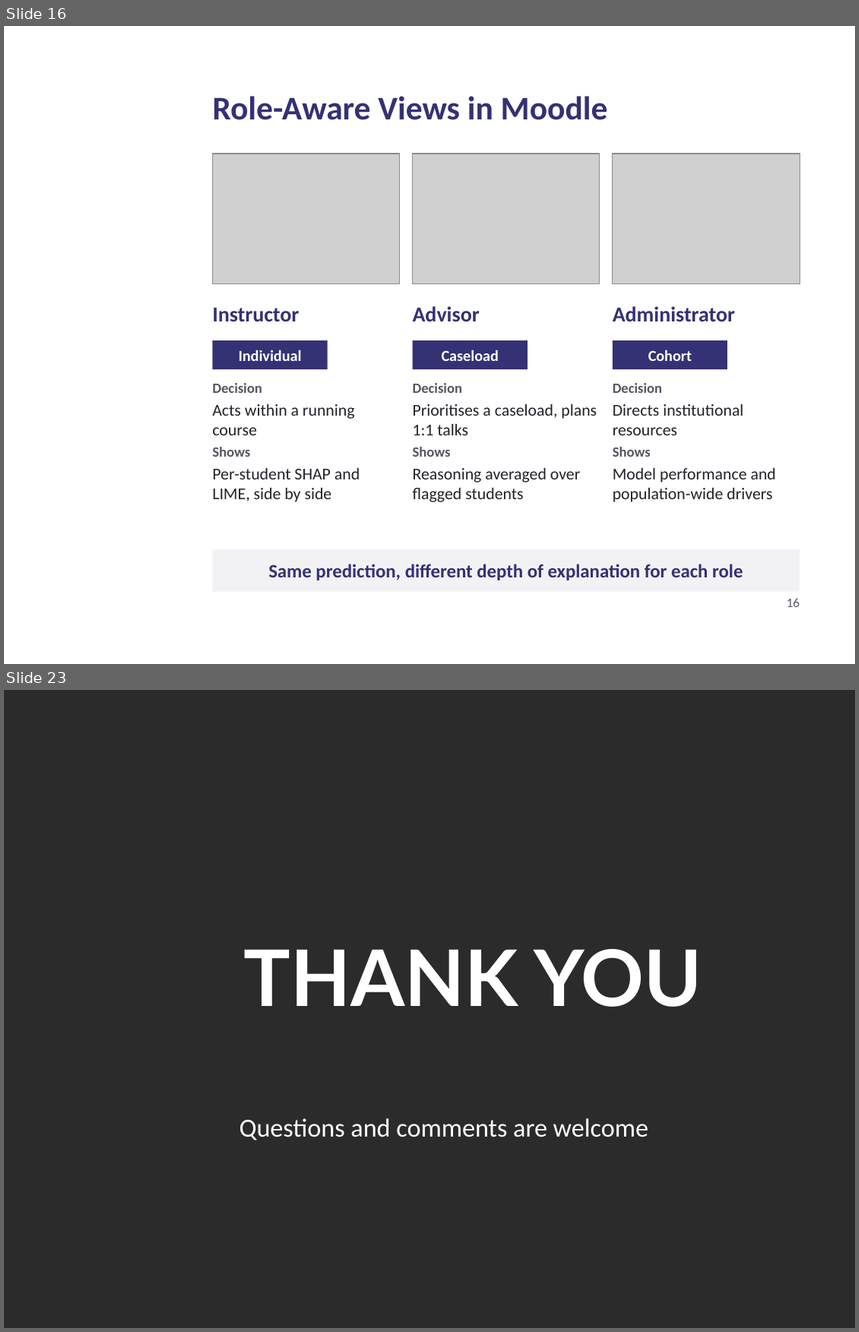
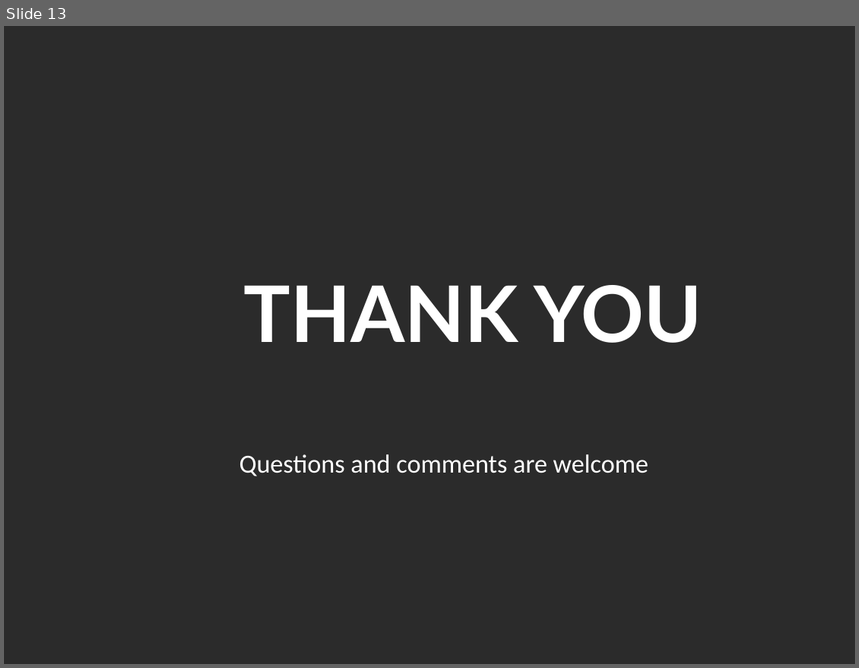
Before and after one commit to daniel-larry/python-run-result, a slide deck: Internal_Defense_Presentation.pptx. Shown one above the other, each under a label of ours: slides 16 and 23 before the commit, slide 13 after it; the slides between them are not shown. The pictures are 859x1332 and 859x668 pixels, drawn with LibreOffice and Linux fonts; fonts in the diff are those of the drawing; grey boxes stand for pictures; background and template pictures are left out; a plain dark background stands for a picture behind light text. Boxes give left, top, right and bottom in pixels: in the first picture for what was removed or moved away, otherwise in the second. Text is boxed around its words. In the diff, an @@ line names an element or a change of style, - is before the commit and + after.

```diff
--- a/Internal_Defense_Presentation.pptx
+++ b/Internal_Defense_Presentation.pptx
@@ slide 16 removed at box(4, 26, 855, 664), background picture (left out) @@
@@ title removed at box(212, 96, 608, 120) @@
-Role-Aware Views in Moodle
@@ picture removed at box(212, 154, 400, 284) @@
@@ picture removed at box(413, 154, 600, 284) @@
@@ picture removed at box(613, 154, 800, 284) @@
@@ text removed at box(212, 308, 299, 322) @@
-Instructor
@@ text removed at box(413, 306, 480, 322) @@
-Advisor
@@ text removed at box(613, 306, 735, 322) @@
-Administrator
@@ rectangle removed at box(212, 341, 328, 370) @@
@@ rectangle removed at box(413, 341, 528, 370) @@
@@ rectangle removed at box(613, 341, 728, 370) @@
@@ text removed at box(239, 350, 302, 361) @@
-Individual
@@ text removed at box(442, 350, 499, 361) @@
-Caseload
@@ text removed at box(648, 350, 692, 361) @@
-Cohort
@@ text removed at box(212, 383, 360, 503) @@
-Decision
-Acts within a running course
-Shows
-Per-student SHAP and LIME, side by side
@@ text removed at box(413, 383, 597, 503) @@
-Decision
-Prioritises a caseload, plans 1:1 talks
-Shows
-Reasoning averaged over flagged students
@@ text removed at box(613, 383, 776, 503) @@
-Decision
-Directs institutional resources
-Shows
-Model performance and population-wide drivers
@@ rectangle removed at box(212, 550, 800, 592) @@
@@ text removed at box(268, 564, 743, 581) @@
-Same prediction, different depth of explanation for each role
@@ text removed at box(787, 598, 800, 607) @@
-16
@@ what was slide 23 is now slide 13 @@
```
Also in this commit, not shown: 4 slides changed, 8 slides added, 17 other slides removed.
